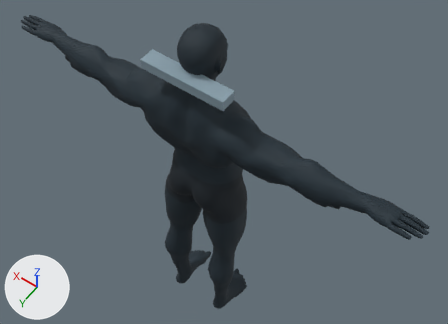
Renders of the glTF model godot-client/assets/actors/native/races/greyhaven_male.glb from each side of a commit.
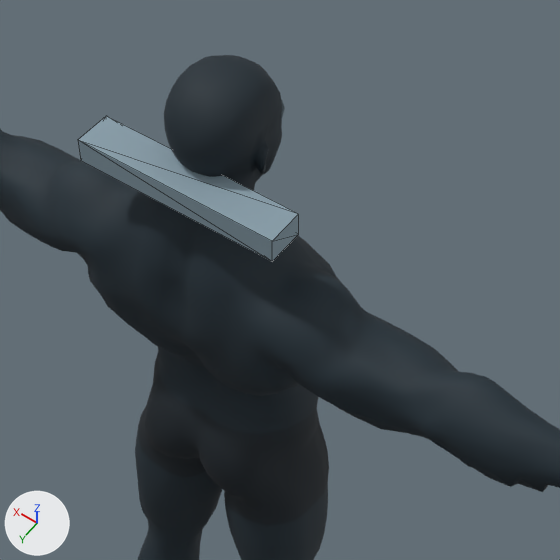
There are two pictures of each version: one whole from a 50 mm lens placed at (-1.07, 1.367, 3.335), pointed at (-0.015, -0.111, 1.012), one close up on the part from 24% to 77% of the width and 0% to 74% of the height. The lights are fixed; the arrows at lower left show +X, +Y and +Z. The first two pictures are the older version. The close-ups show mesh edges as thin lines.

In view in the first close-up: 'Greyhaven Silhouette', 'SuperHero_Male'.
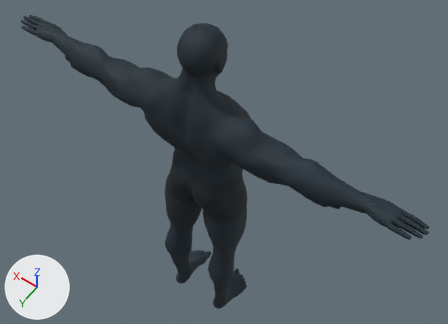
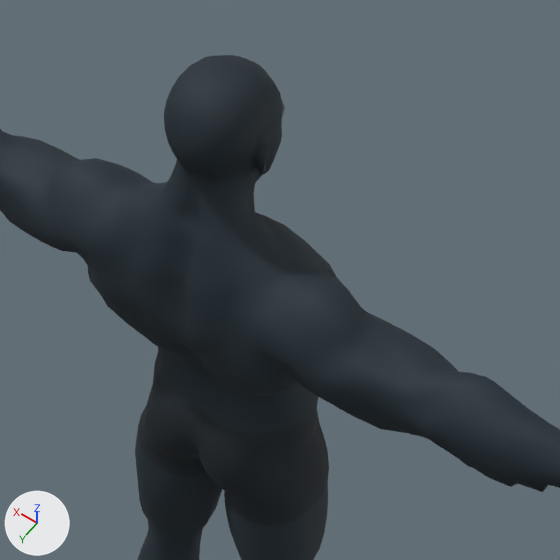
Pixel boxes (x1, y1, x2, y2) of what changed, in the close-ups (560 x 560 px):
'Greyhaven Silhouette', deleted: before (78, 116, 299, 261)

Patch to the scene script:
```diff
--- a/godot-client/assets/actors/native/races/greyhaven_male.glb.py
+++ b/godot-client/assets/actors/native/races/greyhaven_male.glb.py
@@ ob_greyhaven_silhouette @@
-ob_greyhaven_silhouette = bpy.data.objects.new('Greyhaven Silhouette', me_greyhaven_silhouette)
-ob_greyhaven_silhouette.location = (0.0, 0.0, 0.0)
```
